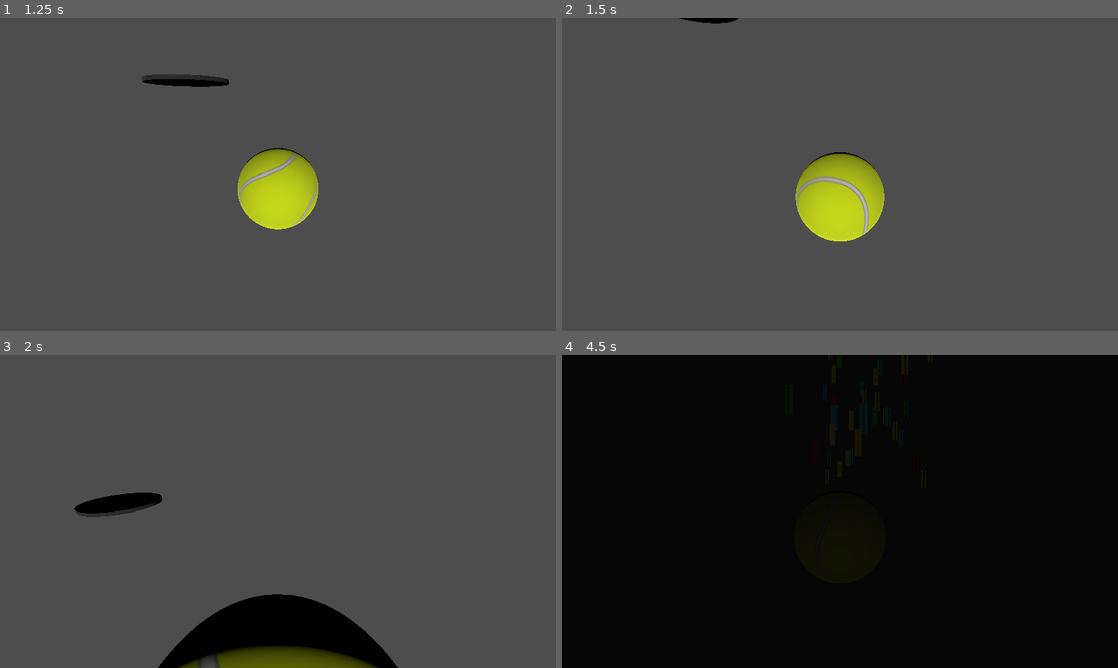
Above: before the commit, frames 1-4 (two rows, left to right).
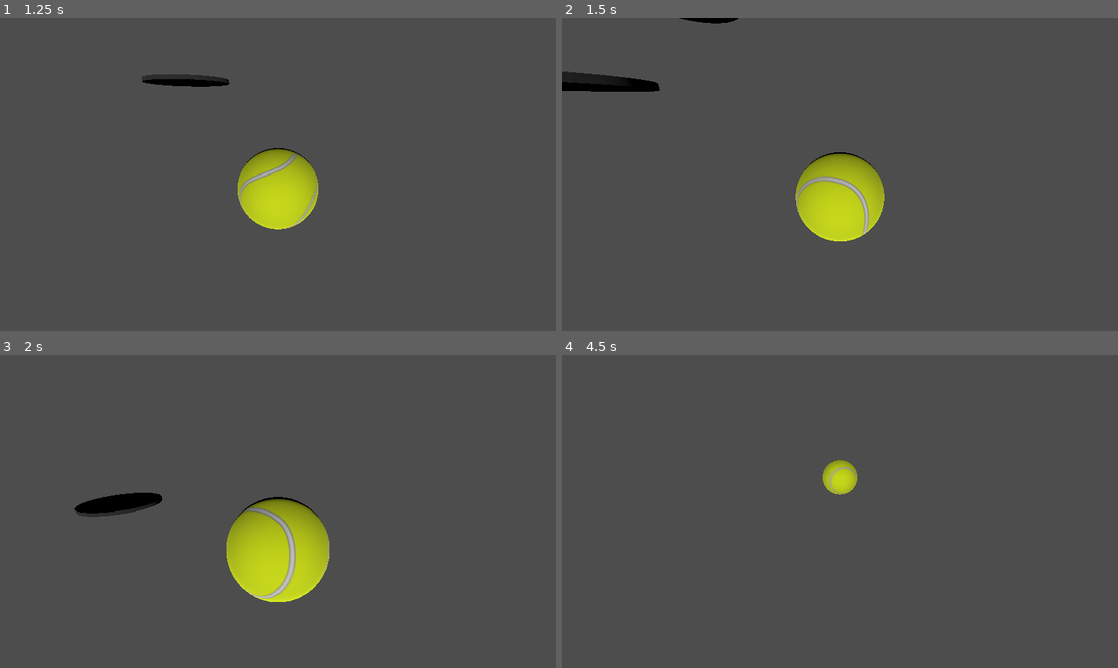
Above: after the commit, the same moments.

Repository: boredchef/bounce-back
Game: Godot game, scene res://Levels/level_4.tscn
Same seed, same stepped clock (60 frames per second), same inputs: the game is played once before the commit and once after it. This scene is started directly instead of the project's main scene.
Inputs:
- Up to frame 1 (1.25 s): hold D (Right) from 0.53 s (still down)
- Up to frame 2 (1.5 s): release D (Right) at 1.28 s; hold S (Down) from 1.28 s (still down)
- Up to frame 3 (2 s): keep holding S (Down)
- Up to frame 4 (4.5 s): release S (Down) at 2.03 s; hold D (Right) 2.03-2.78 s; hold W (Up) 2.78-3.53 s; hold A (Left) from 3.53 s (still down)

Frame 1 is identical in both runs. In frame 2, 0.9% of the frame differs, in the area x 0-18%, y 17-24%; in frame 3, 12%; in frame 4, 100%, in the area x 0-100%, y 0-100%.

Commit message:
Level 2 is gone...

Diff:
--- a/bounce-back/Levels/level_2.tscn
+++ /dev/null
@@ -1,87 +0,0 @@
-[gd_scene format=3 uid="uid://mlacrgew4iaf"]
-
-[ext_resource type="Script" uid="uid://c7nlkqnkaso2v" path="res://Elements/Player/player.gd" id="1_arsda"]
-[ext_resource type="Script" uid="uid://dvwussu0lw2vs" path="res://camera_3d.gd" id="2_arsda"]
-[ext_resource type="Texture2D" uid="uid://cxvg184w2ipcv" path="res://Sprites/wood.png" id="2_kbe2v"]
-
-[sub_resource type="SphereShape3D" id="SphereShape3D_pral5"]
-
-[sub_resource type="SphereMesh" id="SphereMesh_8wryp"]
-
-[sub_resource type="WorldBoundaryShape3D" id="WorldBoundaryShape3D_pral5"]
-
-[sub_resource type="StandardMaterial3D" id="StandardMaterial3D_dgq3b"]
-albedo_texture = ExtResource("2_kbe2v")
-uv1_triplanar = true
-uv1_world_triplanar = true
-
-[sub_resource type="PlaneMesh" id="PlaneMesh_pl86i"]
-material = SubResource("StandardMaterial3D_dgq3b")
-size = Vector2(1000, 1000)
-
-[sub_resource type="BoxShape3D" id="BoxShape3D_pral5"]
-size = Vector3(1, 2.506836, 1)
-
-[sub_resource type="BoxShape3D" id="BoxShape3D_l70j1"]
-size = Vector3(1, 4.3377686, 1)
-
-[sub_resource type="PhysicsMaterial" id="PhysicsMaterial_arsda"]
-bounce = 1.25
-
-[sub_resource type="SphereShape3D" id="SphereShape3D_arsda"]
-
-[sub_resource type="SphereMesh" id="SphereMesh_kbe2v"]
-
-[node name="Level2" type="Node3D" unique_id=1159978933]
-
-[node name="Player" type="Node3D" parent="." unique_id=526610686]
-
-[node name="CharacterBody3D" type="CharacterBody3D" parent="Player" unique_id=41353231]
-transform = Transform3D(1, 0, 0, 0, 1, 0, 0, 0, 1, 0, 4.7987013, 0)
-script = ExtResource("1_arsda")
-
-[node name="CollisionShape3D" type="CollisionShape3D" parent="Player/CharacterBody3D" unique_id=390330126]
-shape = SubResource("SphereShape3D_pral5")
-debug_color = Color(0.898859, 0.00017673612, 0.76606774, 0.41960785)
-
-[node name="MeshInstance3D" type="MeshInstance3D" parent="Player/CharacterBody3D" unique_id=455417896]
-mesh = SubResource("SphereMesh_8wryp")
-
-[node name="Camera3D" type="Camera3D" parent="Player" unique_id=287686191]
-transform = Transform3D(1, 0, 0, 0, 0.97157365, 0.23673753, 0, -0.23673753, 0.97157365, 0, 0.79414797, 2.150698)
-script = ExtResource("2_arsda")
-
-[node name="World Boundary" type="StaticBody3D" parent="." unique_id=105384260]
-transform = Transform3D(1, 0, 0, 0, 1, 0, 0, 0, 1, 0, -0.4673847, 0)
-
-[node name="CollisionShape3D" type="CollisionShape3D" parent="World Boundary" unique_id=1461458867]
-transform = Transform3D(1, 0, 0, 0, 0.99999994, 0, 0, 0, 0.99999994, 0, 0, 0)
-shape = SubResource("WorldBoundaryShape3D_pral5")
-
-[node name="MeshInstance3D" type="MeshInstance3D" parent="World Boundary" unique_id=1723874670]
-transform = Transform3D(1, 0, 0, 0, 1, 0, 0, 0, 1, 0, -0.3657552, -4.0855665)
-mesh = SubResource("PlaneMesh_pl86i")
-
-[node name="Platforms" type="StaticBody3D" parent="." unique_id=915788175]
-transform = Transform3D(1, 0, 0, 0, 1, 0, 0, 0, 1, 0, -0.4673847, 0)
-
-[node name="CollisionShape3D" type="CollisionShape3D" parent="Platforms" unique_id=1318125664]
-transform = Transform3D(1, 0, 0, 0, 1, 0, 0, 0, 1, -1.888048, 0.75341797, 0)
-shape = SubResource("BoxShape3D_pral5")
-
-[node name="CollisionShape3D2" type="CollisionShape3D" parent="Platforms" unique_id=802604856]
-transform = Transform3D(1, 0, 0, 0, 1, 0, 0, 0, 1, 2.0791647, 1.6688843, -4.461607)
-shape = SubResource("BoxShape3D_l70j1")
-
-[node name="RigidBody3D" type="RigidBody3D" parent="." unique_id=911090299]
-transform = Transform3D(1, 0, 0, 0, 1, 0, 0, 0, 1, 0, 1.9555867, -3.262812)
-physics_material_override = SubResource("PhysicsMaterial_arsda")
-
-[node name="CollisionShape3D" type="CollisionShape3D" parent="RigidBody3D" unique_id=278196195]
-shape = SubResource("SphereShape3D_arsda")
-
-[node name="MeshInstance3D" type="MeshInstance3D" parent="RigidBody3D" unique_id=1217634034]
-mesh = SubResource("SphereMesh_kbe2v")
-
-[node name="OmniLight3D" type="OmniLight3D" parent="." unique_id=1282659155]
-transform = Transform3D(1, 0, 0, 0, 1, 0, 0, 0, 1, 0, 2, 0)
--- a/bounce-back/Levels/level_4.tscn
+++ b/bounce-back/Levels/level_4.tscn
@@ -5,8 +5,13 @@
 [ext_resource type="Script" uid="uid://re5wqeiheebp" path="res://moving_platform.gd" id="3_t60mx"]
 [ext_resource type="Script" uid="uid://d3gxpf1afxhfa" path="res://Elements/Trampoline on God/trampoline_checkpoint.gd" id="4_ujo87"]
 [ext_resource type="Texture2D" uid="uid://b3kc2xyjcq1nj" path="res://Sprites/seamless-curve-lines-motifs-pattern-contemporary-decoration-for-interior-exterior-carpet-textile-garment-cloth-silk-tile-plastic-paper-wrapping-wallpaper-background-ect-vector.jpg" id="5_hvgxt"]
+[ext_resource type="PackedScene" uid="uid://b5w2ofm11u74j" path="res://Elements/Moving Trampoline/moving_platform.tscn" id="6_hvgxt"]
+
+[sub_resource type="WorldBoundaryShape3D" id="WorldBoundaryShape3D_v8ptl"]
 
 [sub_resource type="WorldBoundaryShape3D" id="WorldBoundaryShape3D_tb2w5"]
+
+[sub_resource type="WorldBoundaryShape3D" id="WorldBoundaryShape3D_6xw43"]
 
 [sub_resource type="CylinderShape3D" id="CylinderShape3D_tb2w5"]
 height = 0.07946777
@@ -72,14 +77,22 @@
 [node name="StaticBody3D" type="StaticBody3D" parent="." unique_id=244245329]
 transform = Transform3D(1, 0, 0, 0, 1, 0, 0, 0, 1, 0, -1.1946962, 0)
 
+[node name="CollisionShape3D2" type="CollisionShape3D" parent="StaticBody3D" unique_id=2057108098]
+transform = Transform3D(1, 0, 0, 0, -4.371139e-08, 1, 0, -1, -4.371139e-08, 0, 1.1946962, 3.6881542)
+shape = SubResource("WorldBoundaryShape3D_v8ptl")
+
 [node name="CollisionShape3D" type="CollisionShape3D" parent="StaticBody3D" unique_id=488299449]
 shape = SubResource("WorldBoundaryShape3D_tb2w5")
+
+[node name="CollisionShape3D3" type="CollisionShape3D" parent="StaticBody3D" unique_id=640979041]
+transform = Transform3D(-4.371139e-08, 1, 0, -1, -4.371139e-08, 0, 0, 0, 1, -15.001249, 0, 0)
+shape = SubResource("WorldBoundaryShape3D_6xw43")
 
 [node name="DirectionalLight3D" type="DirectionalLight3D" parent="." unique_id=1162187964]
 transform = Transform3D(1, 0, 0, 0, 1, 0, 0, 0, 1, 0, 10.4392605, 0)
 
 [node name="Area3D" parent="." unique_id=536826463 instance=ExtResource("2_e78ah")]
-transform = Transform3D(1, 0, 0, 0, 1, 0, 0, 0, 1, 6.422295, 0, 0)
+transform = Transform3D(1, 0, 0, 0, 1, 0, 0, 0, 1, 46.80774, 0, 0)
 level = 4
 
 [node name="Moving Platform" type="Node3D" parent="." unique_id=1393809622]
@@ -120,4 +133,7 @@
 [node name="PathFollow3D" type="PathFollow3D" parent="Moving Platform/Path3D" unique_id=2033501963]
 transform = Transform3D(-4.371139e-08, 1, -4.371139e-08, 0, -4.371139e-08, -1, -1, -4.371139e-08, 1.9106855e-15, 0, 0, 0)
 
+[node name="Moving Platform2" parent="." unique_id=775990988 instance=ExtResource("6_hvgxt")]
+transform = Transform3D(1, 0, 0, 0, 1, 0, 0, 0, 1, 0, 1.4407046, 2.7518675)
+
 [connection signal="body_entered" from="Moving Platform/Trampoline Checkpoint/Area3D" to="Moving Platform/Trampoline Checkpoint" method="_on_area_3d_body_entered"]
